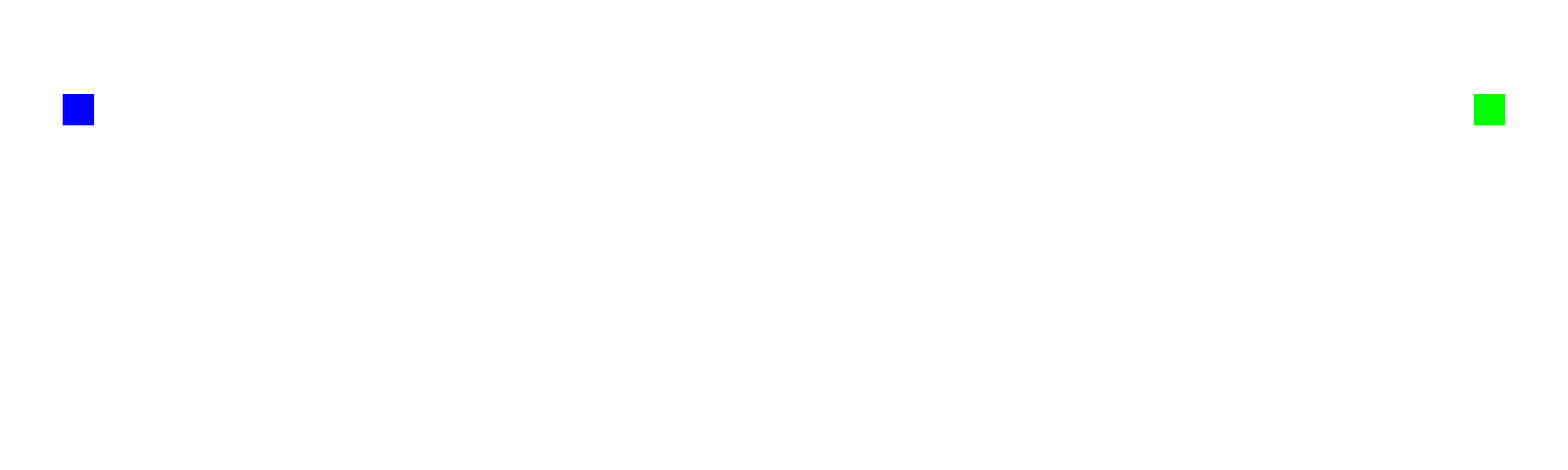
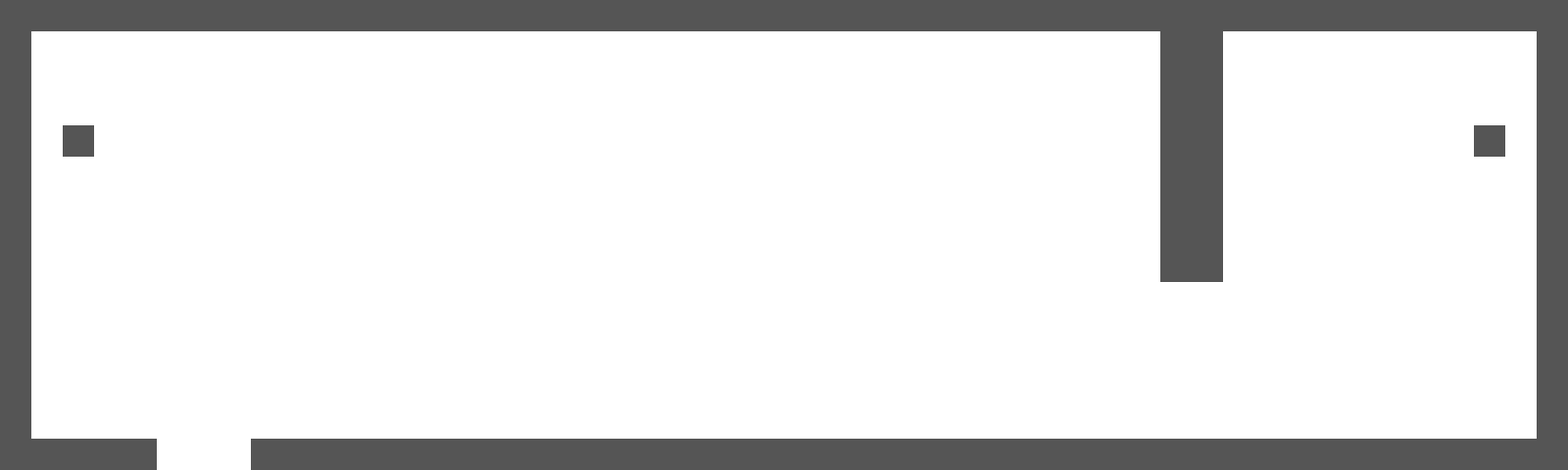
Layer changes from the first 1568 x 470 image to the second:
hid "Start" over <box>62,94,95,126</box>
hid "Exit" over <box>1473,94,1506,126</box>
showed "Unbreakable Terrain", painted on it over <box>0,0,1568,470</box>
